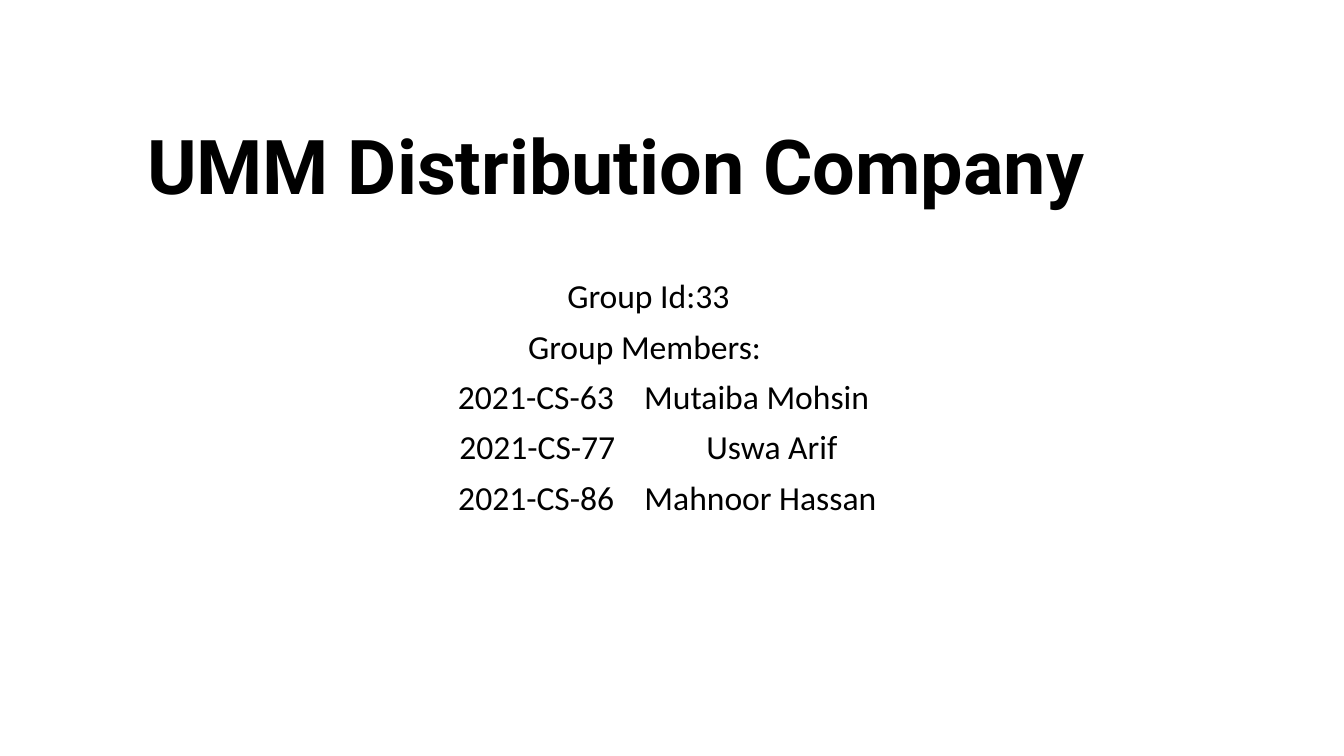
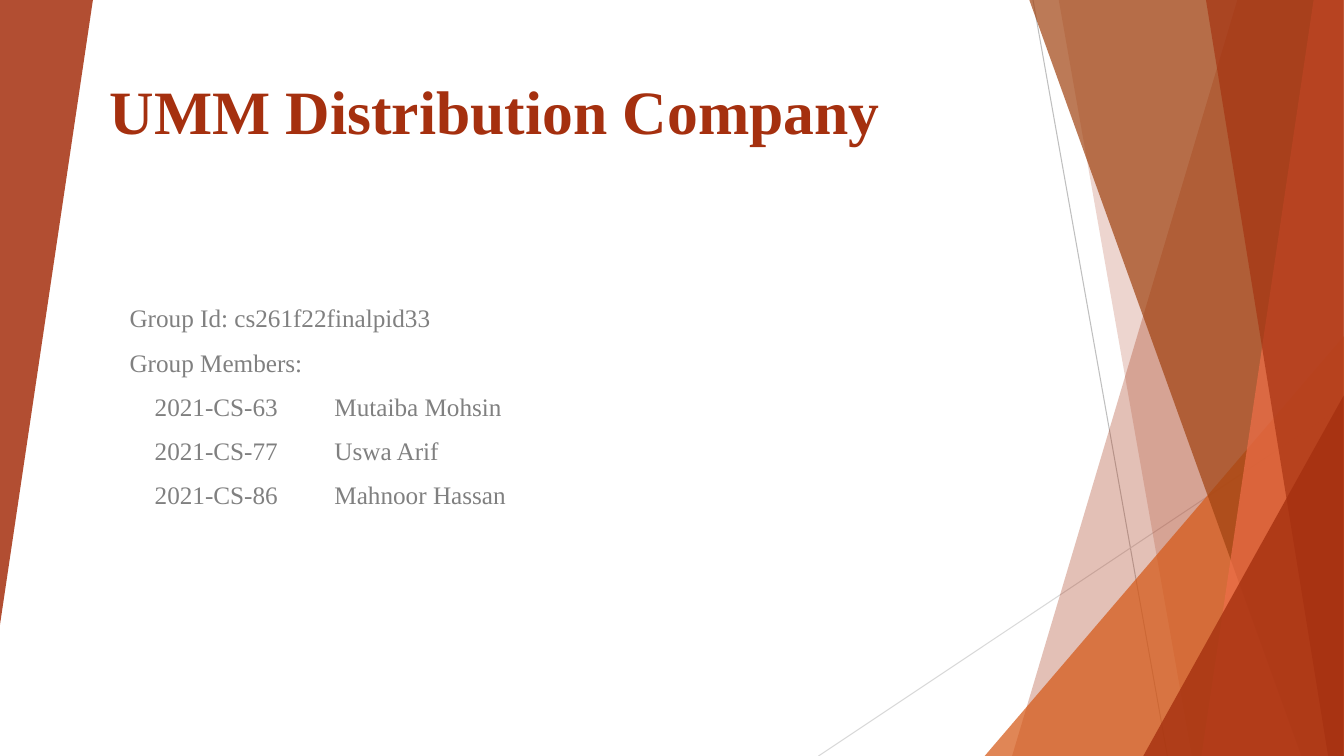
Before and after one commit to UswaArif/Tea-Distribution-Company, a slide deck: slide 1 of UMM Distribution Company.pptx. Drawn at 1344x756 pixels with LibreOffice and Linux fonts; fonts in the diff are those of the drawing. Boxes give left, top, right and bottom in pixels: in the first picture for what was removed or moved away, otherwise in the second. Text is boxed around its words. In the diff, an @@ line names an element or a change of style, - is before the commit and + after.

```diff
--- a/UMM Distribution Company.pptx
+++ b/UMM Distribution Company.pptx
@@ title "UMM Distribution Company": place and size @@
-title "UMM Distribution Company" at [147, 137, 1084, 210]
+title "UMM Distribution Company" at [110, 91, 880, 146]
@@ title "UMM Distribution Company" at [110, 91, 880, 146]: size 54 to 44 pt, font Roboto to Times New Roman, text colour #000000 to #A5300F; alignment centre to right; line spacing 0.9 to 1 @@
@@ group added at [0, 0, 1344, 756]: 5 freeform shapes, 3 triangles, 2 lines @@
@@ subtitle "Group Id: cs261f22finalpid33": place and size @@
-subtitle "Group Id: cs261f22finalpid33" at [458, 284, 876, 511]
+subtitle "Group Id: cs261f22finalpid33" at [130, 309, 506, 504]
@@ subtitle at [130, 309, 430, 333]: text changed; size 24 to 18 pt; font Calibri to Times New Roman; text colour #000000 to #808080 @@
-Group Id:33
+Group Id: cs261f22finalpid33
@@ subtitle at [130, 354, 506, 504]: size 24 to 18 pt, font Calibri to Times New Roman, text colour #000000 to #808080 in "Group Members:", "2021-CS-63 Mutaiba Mohsin", "2021-CS-77 Uswa Arif", "2021-CS-86 Mahnoor Hassan"; alignment centre to left; line spacing 0.9 to 1 @@
```
Also in this commit, not shown: 15 other slides changed, 7 slides added, 2 slides removed.
